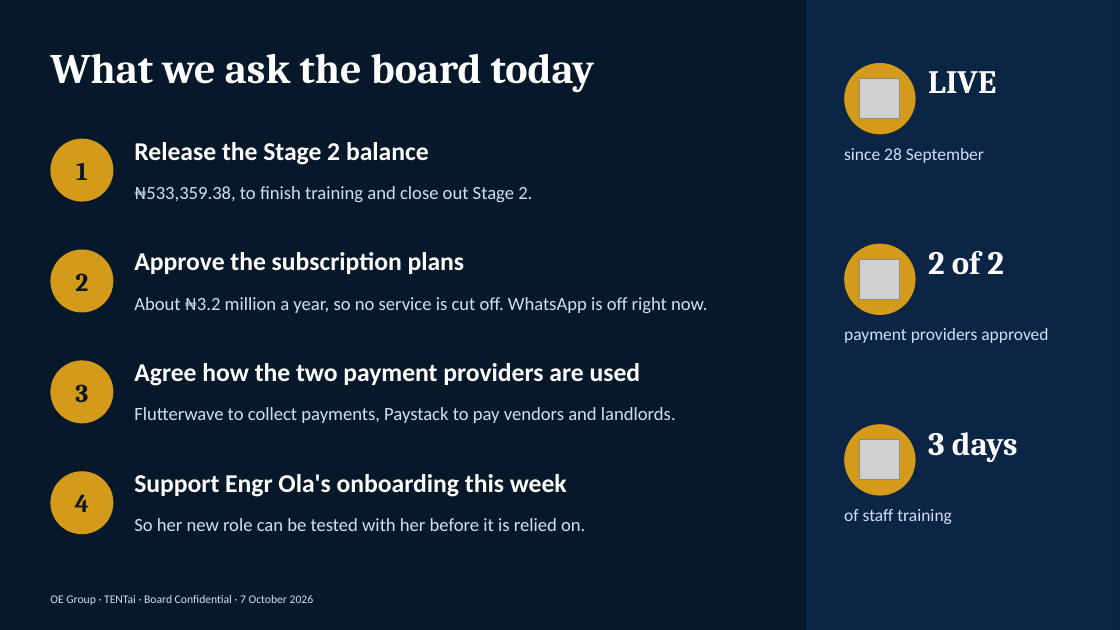
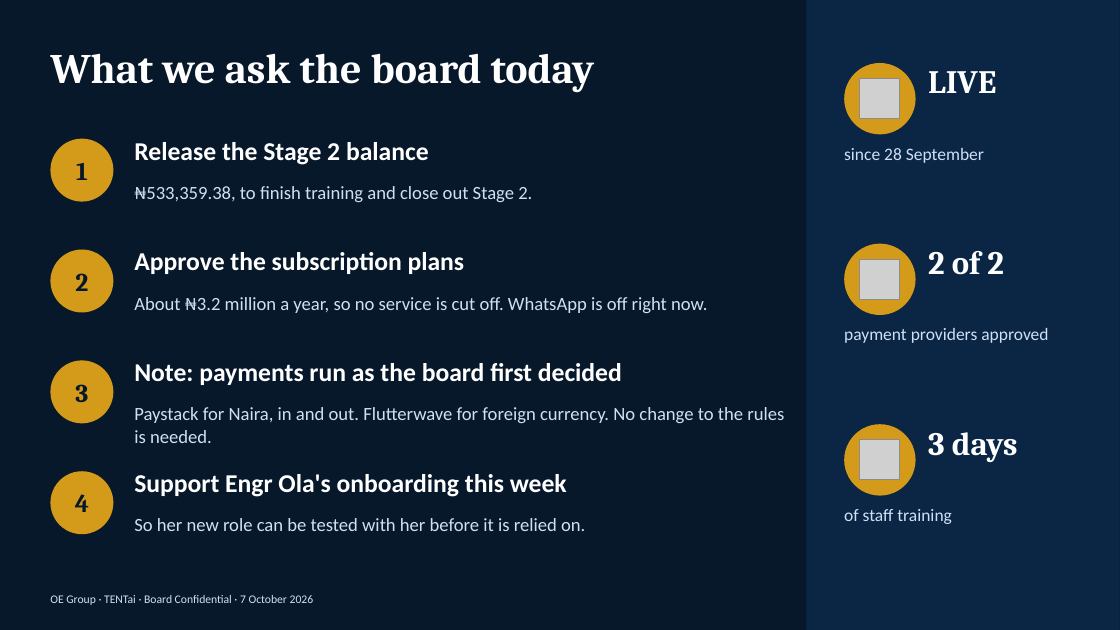
Before and after one commit to tfmlictmgr-collab/oe-group-ipms, a slide deck: slide 12 of docs/OE_Group_Production_Cutover.pptx. Drawn at 1120x630 pixels with LibreOffice and Linux fonts; fonts in the diff are those of the drawing; grey boxes stand for pictures. Boxes give left, top, right and bottom in pixels: in the first picture for what was removed or moved away, otherwise in the second. Text is boxed around its words. In the diff, an @@ line names an element or a change of style, - is before the commit and + after.

```diff
--- a/docs/OE_Group_Production_Cutover.pptx
+++ b/docs/OE_Group_Production_Cutover.pptx
@@ text at (134, 363, 622, 385): text changed @@
-Agree how the two payment providers are used
+Note: payments run as the board first decided
@@ text at (134, 407, 784, 443): text changed @@
-Flutterwave to collect payments, Paystack to pay vendors and landlords.
+Paystack for Naira, in and out. Flutterwave for foreign currency. No change to the rules is needed.
```
Also in this commit, not shown: 1 other slide changed.
